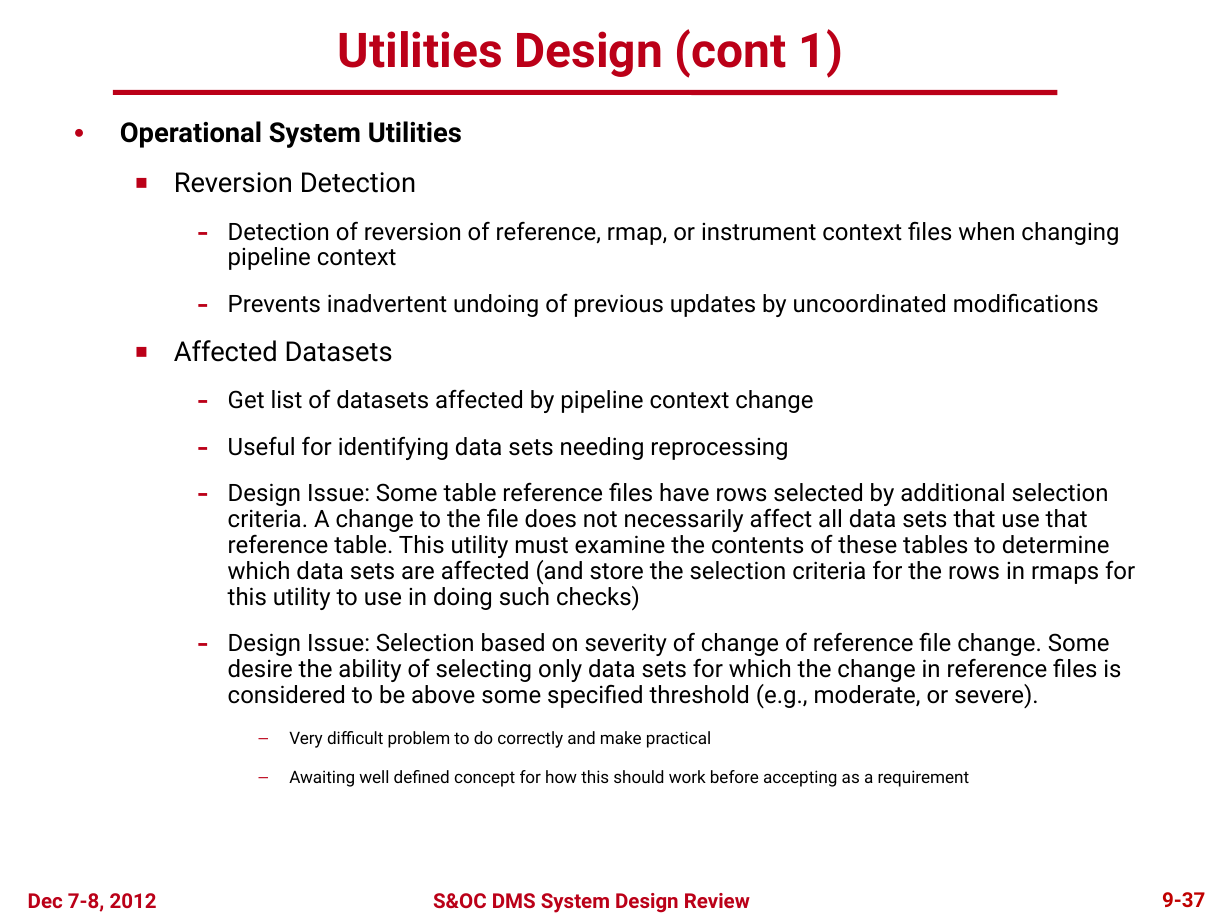
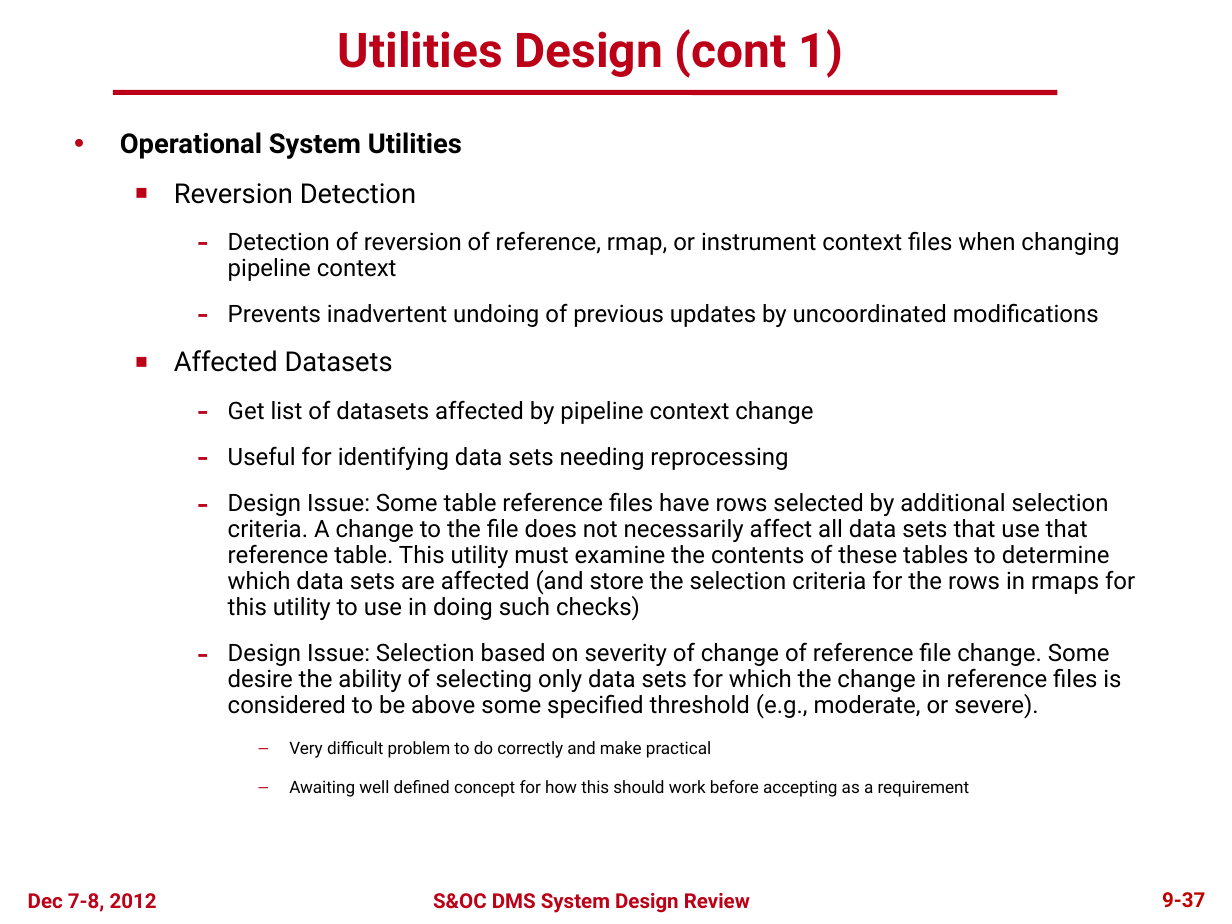
Before and after one commit to spacetelescope/crds, a slide deck: slide 36 of docs/DMS_SDR2_09_CRDS_final.pptx. Drawn at 1232x924 pixels with LibreOffice and Linux fonts; fonts in the diff are those of the drawing; background and template pictures are left out. Boxes give left, top, right and bottom in pixels: in the first picture for what was removed or moved away, otherwise in the second. Text is boxed around its words. In the diff, an @@ line names an element or a change of style, - is before the commit and + after.

```diff
--- a/docs/DMS_SDR2_09_CRDS_final.pptx
+++ b/docs/DMS_SDR2_09_CRDS_final.pptx
@@ text "Operational System Utilities": place and size @@
-text "Operational System Utilities" at bbox=[120, 121, 1135, 787]
+text "Operational System Utilities" at bbox=[120, 132, 1135, 797]
```
Also in this commit, not shown: 13 other slides changed.
